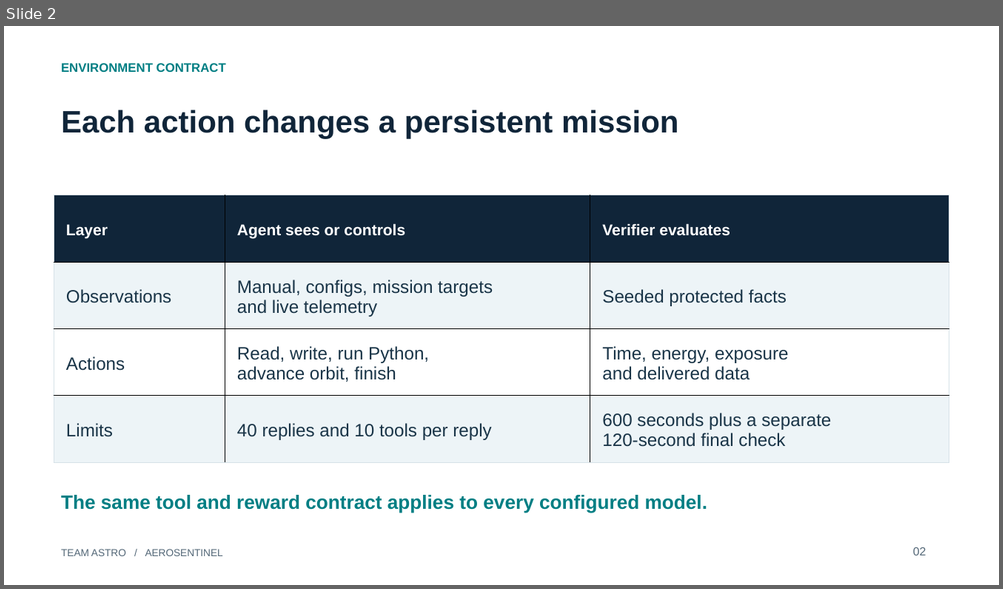
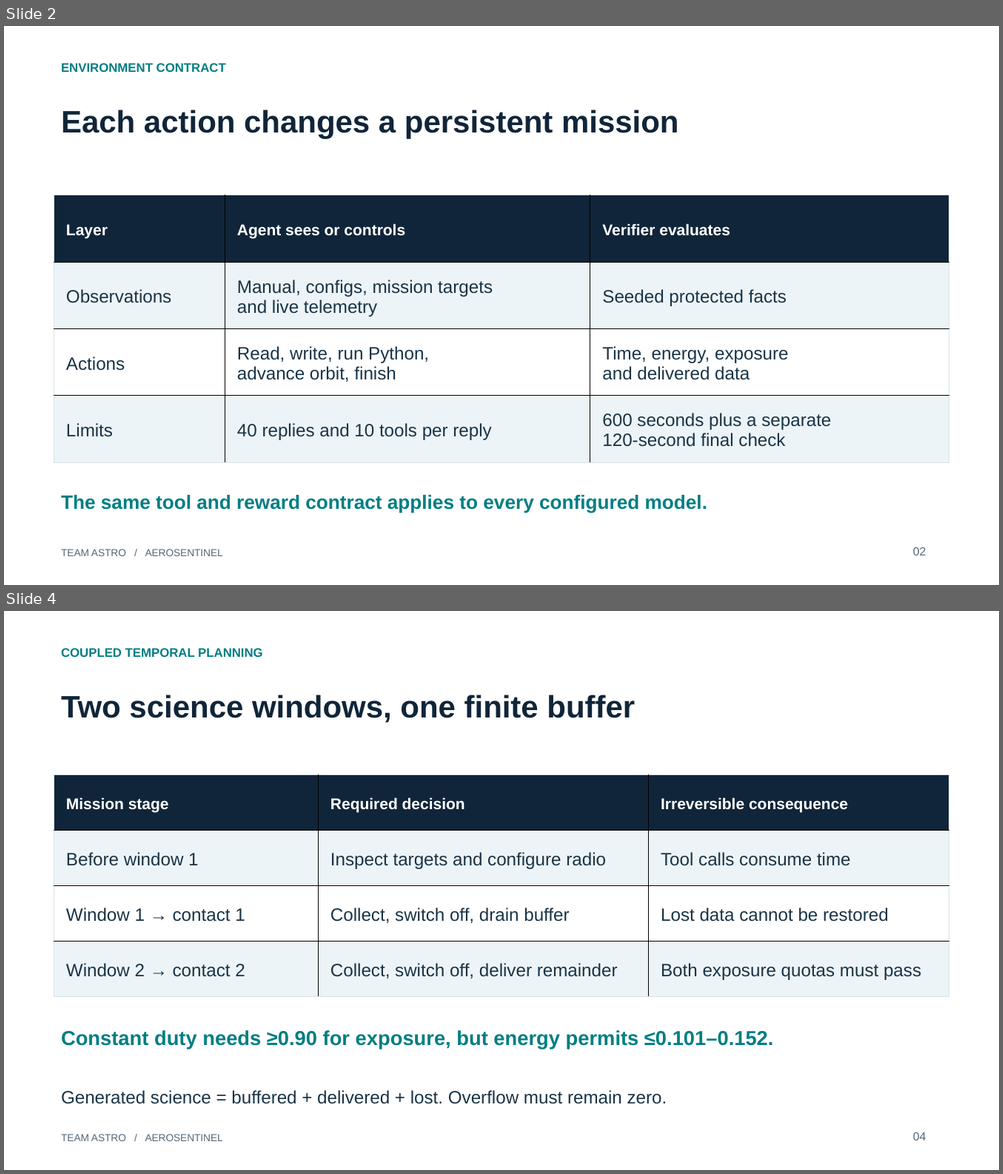
Before and after one commit to devesh3001/ASTRO, a slide deck: submission_bundle/defense-deck.pptx. Shown one above the other, each under a label of ours: slide 2 before the commit, slides 2 and 4 after it; the slides between them are not shown. The pictures are 1003x589 and 1003x1174 pixels, drawn with LibreOffice and Linux fonts; fonts in the diff are those of the drawing. Boxes give left, top, right and bottom in pixels: in the first picture for what was removed or moved away, otherwise in the second. Text is boxed around its words. In the diff, an @@ line names an element or a change of style, - is before the commit and + after.

Commit message:
Strengthen mission planning, verification and submission evidence

```diff
--- a/submission_bundle/defense-deck.pptx
+++ b/submission_bundle/defense-deck.pptx
@@ slide 4 added at (4,611,999,1170), background #FFFFFF @@
@@ text added at (61,648,263,657), 12 pt, text #007E83, bold @@
+COUPLED TEMPORAL PLANNING
@@ text added at (61,695,634,723), 30 pt, text #102539, bold @@
+Two science windows, one finite buffer
@@ table added at (54,775,949,997), 4 rows, 3 columns @@
+Mission stage | Required decision | Irreversible consequence
+Before window 1 | Inspect targets and configure radio | Tool calls consume time
+Window 1 → contact 1 | Collect, switch off, drain buffer | Lost data cannot be restored
+Window 2 → contact 2 | Collect, switch off, deliver remainder | Both exposure quotas must pass
@@ text added at (61,1031,774,1049), 19.5 pt, text #007E83, bold @@
+Constant duty needs ≥0.90 for exposure, but energy permits ≤0.101–0.152.
@@ text added at (61,1091,667,1105), 17.2 pt, text #193447 @@
+Generated science = buffered + delivered + lost. Overflow must remain zero.
@@ text added at (61,1134,223,1142), 9.8 pt, text #536777 @@
+TEAM ASTRO / AEROSENTINEL
@@ text added at (913,1133,926,1141), 11.2 pt, text #536777 @@
+04
```
Also in this commit, not shown: 7 slides changed, 1 slide removed, 29 other files.
